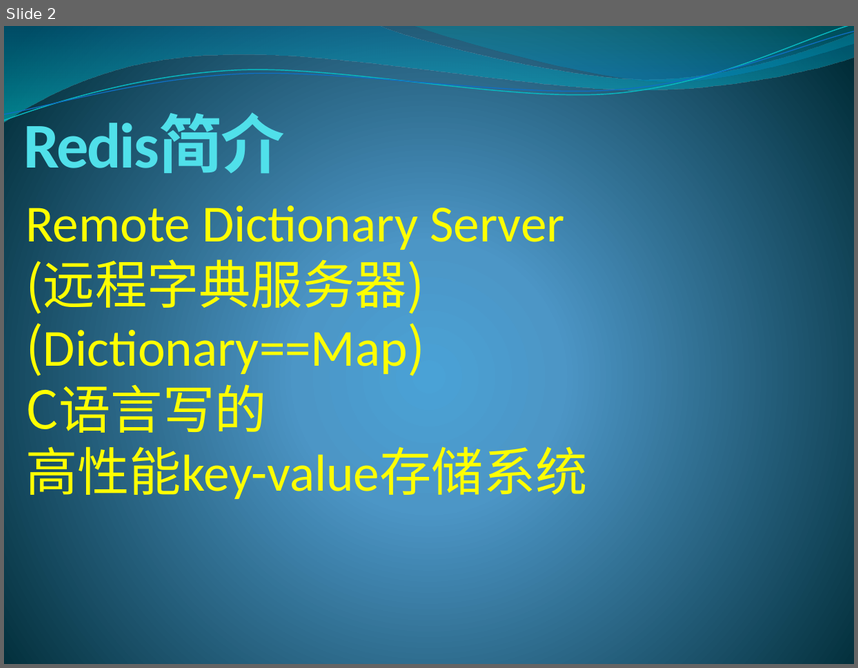
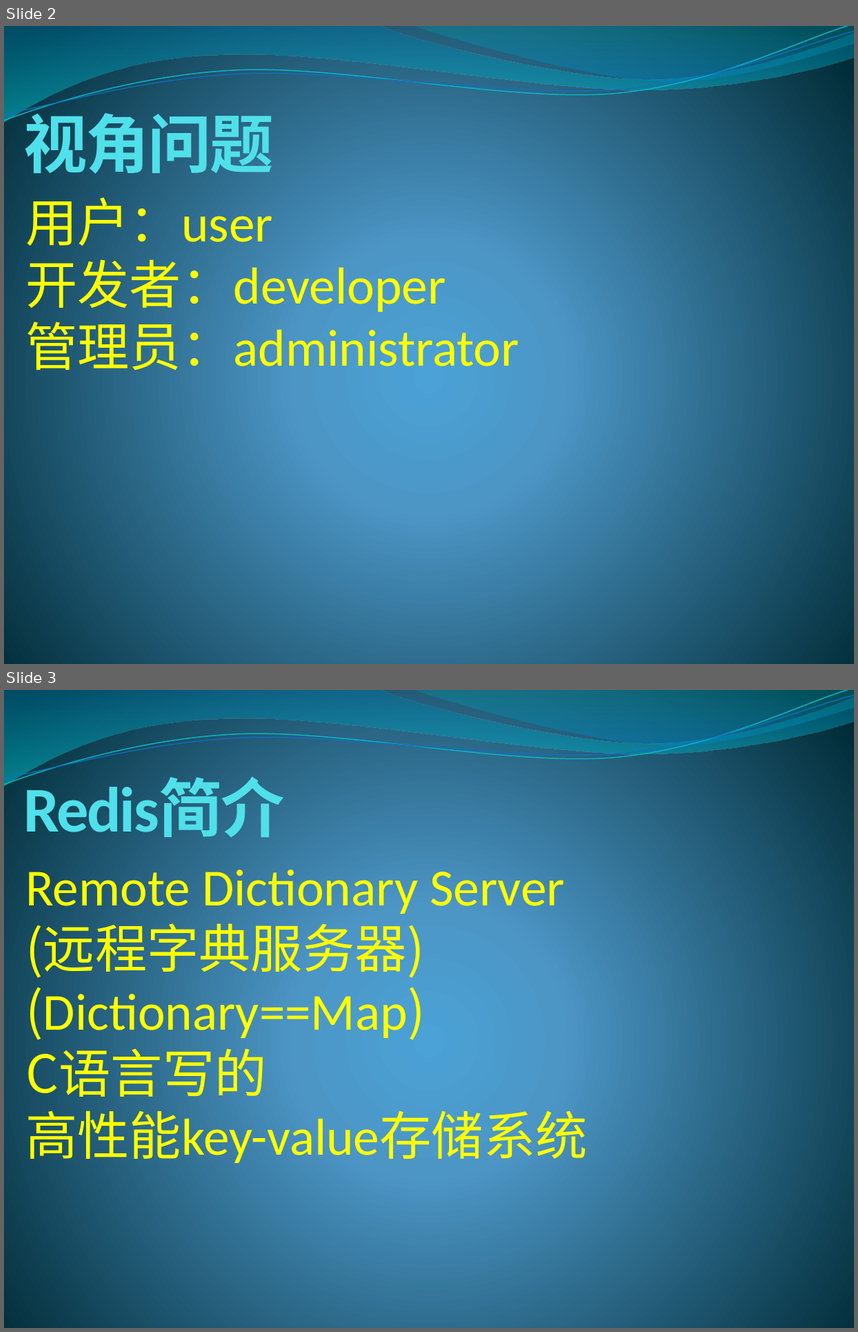
Before and after one commit to lixinjie1985/redis, a slide deck: docs/redis-01.pptx. Shown one above the other, each under a label of ours: slide 2 before the commit, slides 2 and 3 after it. The pictures are 858x668 and 858x1332 pixels, drawn with LibreOffice and Linux fonts; fonts in the diff are those of the drawing. Boxes give left, top, right and bottom in pixels: in the first picture for what was removed or moved away, otherwise in the second. Text is boxed around its words. In the diff, an @@ line names an element or a change of style, - is before the commit and + after.

```diff
--- a/docs/redis-01.pptx
+++ b/docs/redis-01.pptx
@@ slide 2 added at <box>4,26,854,664</box>, background gradient #4AA0D6 to #4C98C7 to #002C38; not listed: 4 template elements that a slide beside it also shows @@
@@ title added at <box>24,103,274,183</box>, 54 pt, text #51E0EA, bold @@
+视角问题
@@ text added at <box>25,188,519,379</box>, 44 pt, text #FFFF00 @@
+用户：user
+开发者：developer
+管理员：administrator
@@ what was slide 2 is now slide 3 @@
```
Also in this commit, not shown: 6 slides changed, 9 other slides added.
